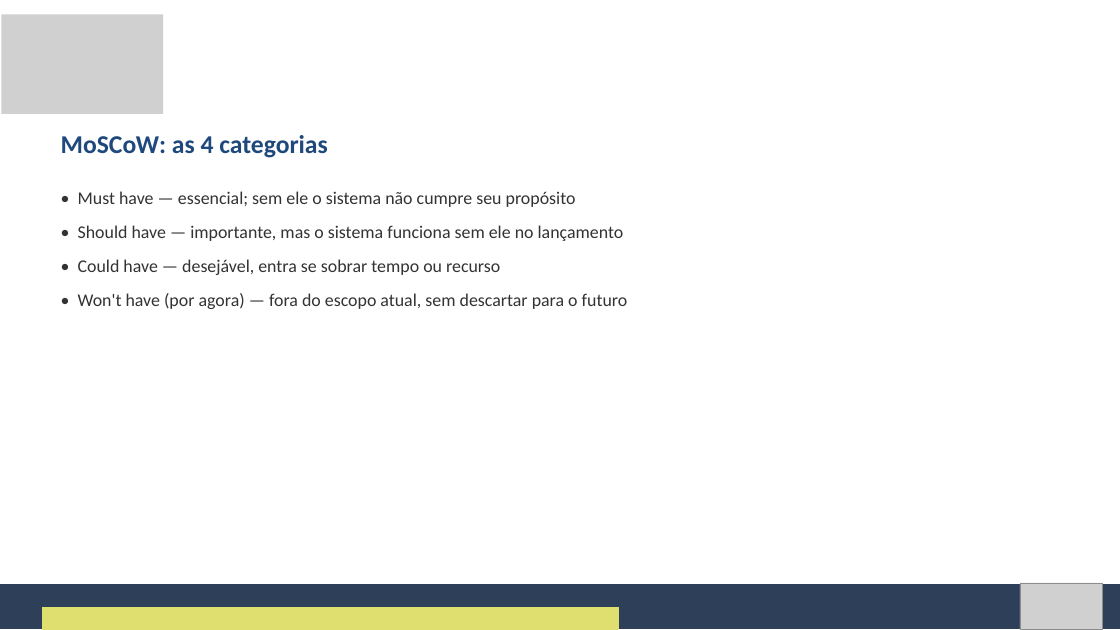
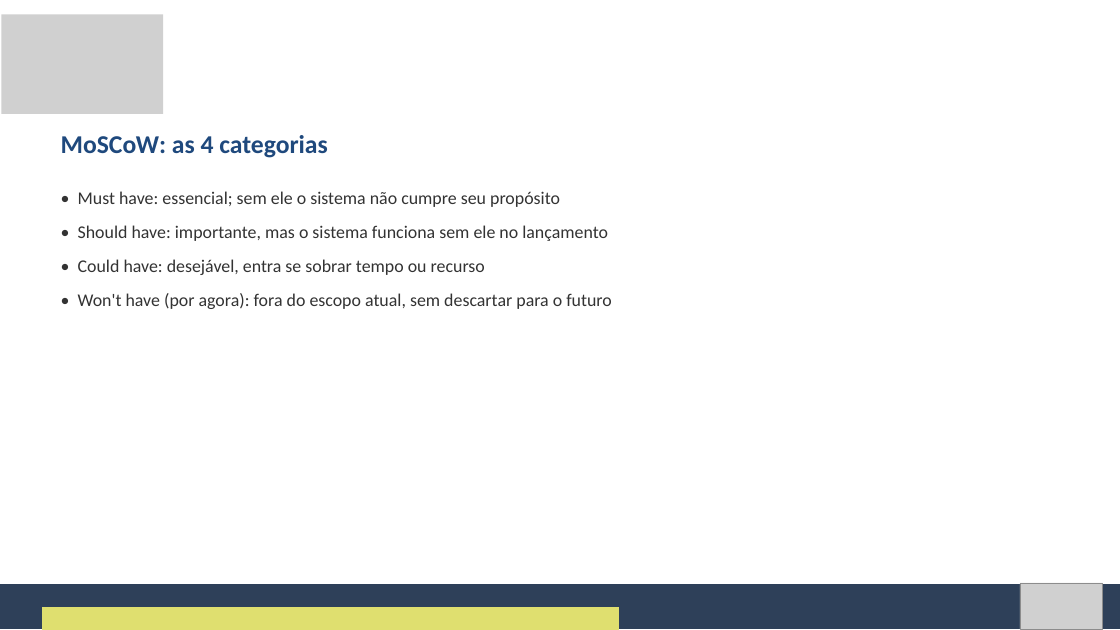
Before and after one commit to Natan20/Curso-Modelagem-De-Sistemas-Material, a slide deck: slide 28 of Aula 02 - 04-09-2026/Aula 2 - Slides.pptx. Drawn at 1120x630 pixels with LibreOffice and Linux fonts; fonts in the diff are those of the drawing; grey boxes stand for pictures. Boxes give left, top, right and bottom in pixels: in the first picture for what was removed or moved away, otherwise in the second. Text is boxed around its words. In the diff, an @@ line names an element or a change of style, - is before the commit and + after.

Commit message:
Atualiza Apostila e Slides da Aula 2 e regenera PDF correspondente

```diff
--- a/Aula 02 - 04-09-2026/Aula 2 - Slides.pptx
+++ b/Aula 02 - 04-09-2026/Aula 2 - Slides.pptx
@@ text at (78,191,612,309): text changed @@
-• Must have — essencial; sem ele o sistema não cumpre seu propósito
-• Should have — importante, mas o sistema funciona sem ele no lançamento
-• Could have — desejável, entra se sobrar tempo ou recurso
-• Won't have (por agora) — fora do escopo atual, sem descartar para o futuro
+• Must have: essencial; sem ele o sistema não cumpre seu propósito
+• Should have: importante, mas o sistema funciona sem ele no lançamento
+• Could have: desejável, entra se sobrar tempo ou recurso
+• Won't have (por agora): fora do escopo atual, sem descartar para o futuro
```
Also in this commit, not shown: 14 other slides changed, 2 other files.
